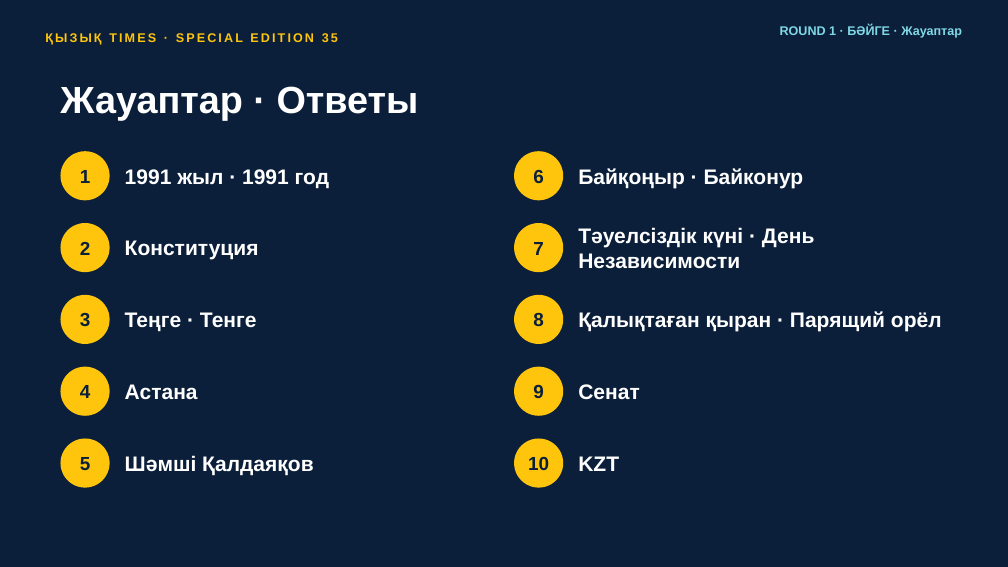
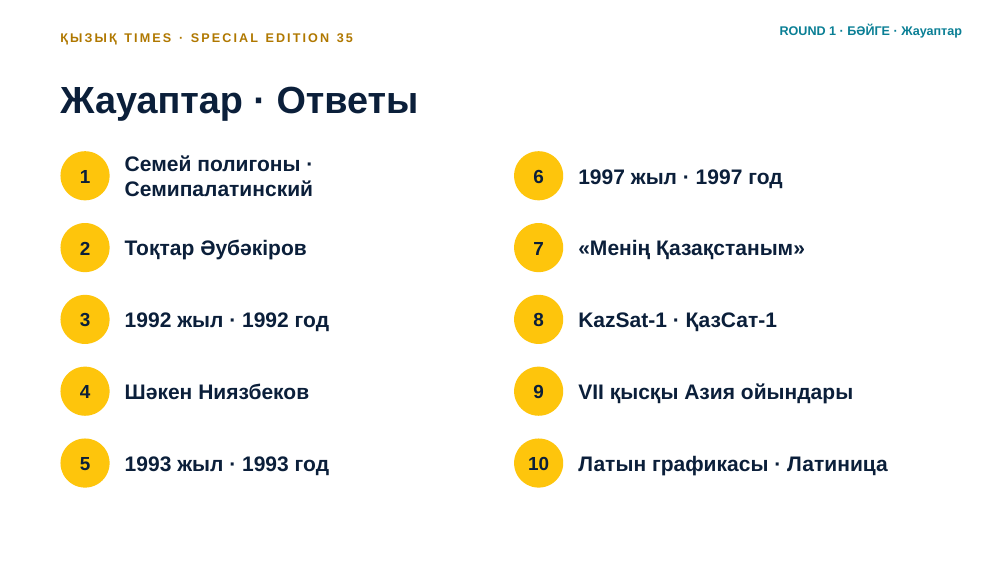
Before and after one commit to Raziyanis/fizmat, a slide deck: slide 16 of kyzyk-times-35/Kyzyk_Times_35.pptx. Drawn at 1008x567 pixels with LibreOffice and Linux fonts; fonts in the diff are those of the drawing; background and template pictures are left out. Boxes give left, top, right and bottom in pixels: in the first picture for what was removed or moved away, otherwise in the second. Text is boxed around its words. In the diff, an @@ line names an element or a change of style, - is before the commit and + after.

```diff
--- a/kyzyk-times-35/Kyzyk_Times_35.pptx
+++ b/kyzyk-times-35/Kyzyk_Times_35.pptx
@@ background #0B1F3A to picture (left out) @@
@@ text "ҚЫЗЫҚ TIMES · SPECIAL EDITION ...": place and size @@
-text "ҚЫЗЫҚ TIMES · SPECIAL EDITION ..." at bbox=[45, 33, 338, 45]
+text "ҚЫЗЫҚ TIMES · SPECIAL EDITION ..." at bbox=[60, 33, 353, 45]
@@ text "ҚЫЗЫҚ TIMES · SPECIAL EDITION ..." at bbox=[60, 33, 353, 45]: text colour #FEC50C to #B07800 @@
@@ text "ROUND 1 · БӘЙГЕ · ..." at bbox=[780, 25, 962, 38]: text colour #7FD8E6 to #0A7F95 @@
@@ text "Жауаптар · Ответы" at bbox=[60, 86, 419, 120]: text colour #FFFFFF to #0B1F3A @@
@@ text at bbox=[125, 155, 313, 197]: text changed; text colour #FFFFFF to #0B1F3A @@
-1991 жыл · 1991 год
+Семей полигоны · Семипалатинский
@@ text at bbox=[578, 169, 782, 188]: text changed; text colour #FFFFFF to #0B1F3A @@
-Байқоңыр · Байконур
+1997 жыл · 1997 год
@@ text at bbox=[125, 239, 307, 260]: text changed; text colour #FFFFFF to #0B1F3A @@
-Конституция
+Тоқтар Әубәкіров
@@ text at bbox=[578, 239, 805, 260]: text changed; text colour #FFFFFF to #0B1F3A @@
-Тәуелсіздік күні · День Независимости
+«Менің Қазақстаным»
@@ text at bbox=[125, 312, 329, 332]: text changed; text colour #FFFFFF to #0B1F3A @@
-Теңге · Тенге
+1992 жыл · 1992 год
@@ text at bbox=[578, 312, 777, 332]: text changed; text colour #FFFFFF to #0B1F3A @@
-Қалықтаған қыран · Парящий орёл
+KazSat-1 · ҚазСат-1
@@ text at bbox=[125, 383, 309, 400]: text changed; text colour #FFFFFF to #0B1F3A @@
-Астана
+Шәкен Ниязбеков
@@ text at bbox=[578, 383, 853, 404]: text changed; text colour #FFFFFF to #0B1F3A @@
-Сенат
+VII қысқы Азия ойындары
@@ text at bbox=[125, 456, 329, 475]: text changed; text colour #FFFFFF to #0B1F3A @@
-Шәмші Қалдаяқов
+1993 жыл · 1993 год
@@ text at bbox=[578, 455, 888, 475]: text changed; text colour #FFFFFF to #0B1F3A @@
-KZT
+Латын графикасы · Латиница
```
Also in this commit, not shown: 70 other slides changed, 6 other files.
